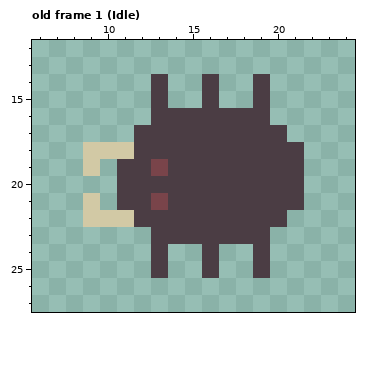
One commit to this pixel-art file: assets/small_bug.aseprite. This is how it looked before the edit.
32x32 pixels, 10 frames. Shown: old frame 1 (Idle): x 6..24, y 12..27. The commit also changed other frames, which this record leaves out.
New version:
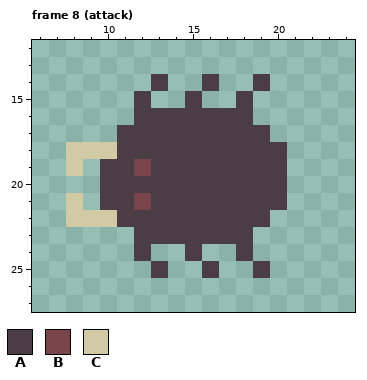
Palette (. is transparent): A #4b3d44  B #79444a  C #d2c9a5
A new or re-ordered frame is compared with the old frame closest to it.
What changed:
frames 10 -> 12
Frame 8 (attack) is new; against old frame 1 (Idle):
Colour A now appears in row 15 at x 12, 15 and 18; in row 16 at x 12; in row 17 at x 11; in rows 19 to 21 at x 10; in row 23 at x 12; in row 24 at x 12, 15 and 18.
The author changed colour B to colour A in row 19 at x 13; in row 21 at x 13.
The author changed colour C to colour A in row 18 at x 11; in row 22 at x 11.
The author changed colour A to colour B in row 19 at x 12; in row 21 at x 12.
Colour C now appears in rows 18 to 19 at x 8; in rows 21 to 22 at x 8.
Colour A is removed in row 15 at x 13, 16 and 19; in row 16 at x 19; in row 17 at x 20; in rows 18 to 21 at x 21; in row 22 at x 20; in row 23 at x 19.
Colour A is removed in row 24 at x 13, 16 and 19.
Colour C is removed in row 19 at x 9; in row 21 at x 9.
Pixel boxes of the changes (left, top, right, bottom) in both pictures:
changed: (66, 91, 304, 261)
